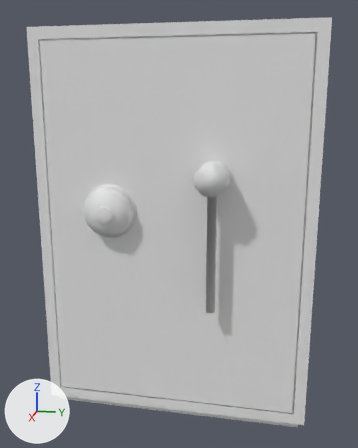
Renders of the FBX model resources/safe.fbx from each side of a commit.
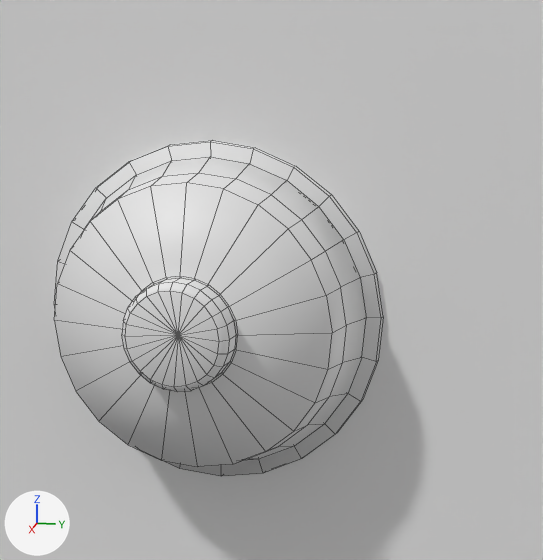
Each version is shown whole from a 50 mm lens placed at (-5.01, -9.68, 2.83), pointed at (-11.87, -11.05, 1.12), then close up on the part from 21% to 45% of the width and 36% to 56% of the height. Every picture has the same lights, and +X, +Y and +Z are marked at lower left. The close-ups show mesh edges as thin lines. Where no turn or scale is listed for an object, it has been applied to the vertices.

The first close-up shows 'SafeDoor', 'SafeLockerFixed', 'SafeLockerMove'.
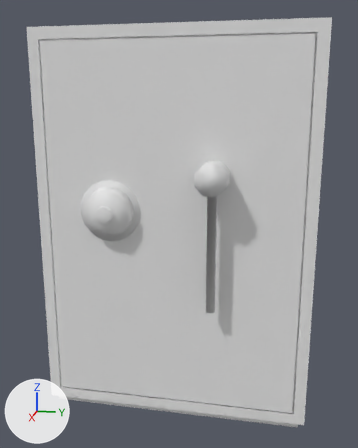
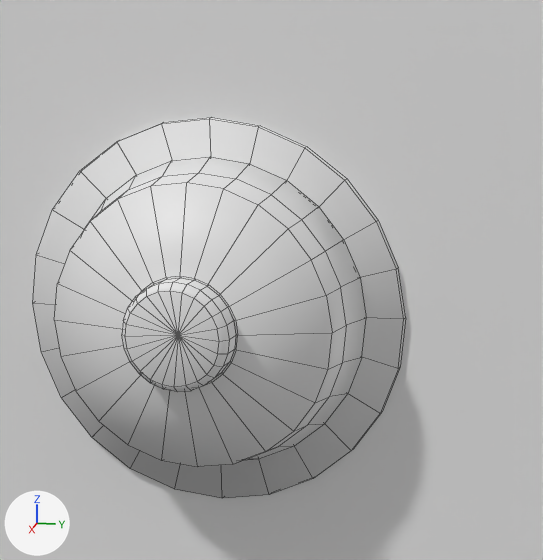
What differs and where, as boxes [x1, y1, x2, y2] in the close-ups (543 x 560 px; the box of a moved part takes in the faces that stretch with it):
'SafeLockerFixed', reshaped (13% wider, 13% taller)
    before: [54, 141, 383, 477]
    after: [33, 117, 405, 498]
part 1 of me_cylinder_006, moved or reshaped
    before: [54, 141, 211, 304]
    after: [33, 117, 211, 304]
part 2 of me_cylinder_006, moved or reshaped
    before: [221, 358, 378, 477]
    after: [221, 358, 399, 498]
part 3 of me_cylinder_006, moved or reshaped
    before: [210, 141, 383, 362]
    after: [209, 117, 405, 369]
part 4 of me_cylinder_006, moved or reshaped
    before: [54, 304, 221, 476]
    after: [33, 303, 222, 498]

Edits to the bpy script that builds the scene:
```text
Change me_cylinder_006:
    used by ob_safelockerfixed; location = (-10.416, -11.61, 1.572)
    remove me_cylinder_006.from_pydata(...)  # 121 vertices, 120 faces; spans x -0.106..0.152, y -0.326..0.326, z -0.326..0.326
    add me_cylinder_006.from_pydata(...)  # 121 vertices, 120 faces; spans x -0.106..0.152, y -0.37..0.37, z -0.37..0.37
    me_cylinder_006 part 1: 14 of the vertices in x -0.106..-0.092, y -0.326..0.0, z 0.0..0.326 are multiplied about their middle by the matrix ((1.0, 0.0, 0.0), (0.0, 1.134, 0.0), (0.0, 0.0, 1.134))
    me_cylinder_006 part 2: 12 of the vertices in x -0.106..-0.092, y 0.0..0.315, z -0.326..-0.084 are multiplied about their middle by the matrix ((1.0, 0.0, 0.0), (0.0, 1.134, 0.0), (0.0, 0.0, 1.134))
    me_cylinder_006 part 3: 12 of the vertices in x -0.106..-0.092, y 0.084..0.326, z 0.0..0.315 are multiplied about their middle by the matrix ((1.0, 0.0, 0.0), (0.0, 1.134, 0.0), (0.0, 0.0, 1.134))
    me_cylinder_006 part 4: 10 of the vertices in x -0.106..-0.092, y -0.315..-0.084, z -0.315..-0.084 are multiplied about their middle by the matrix ((1.0, 0.0, 0.0), (0.0, 1.134, 0.0), (0.0, 0.0, 1.134))
```
